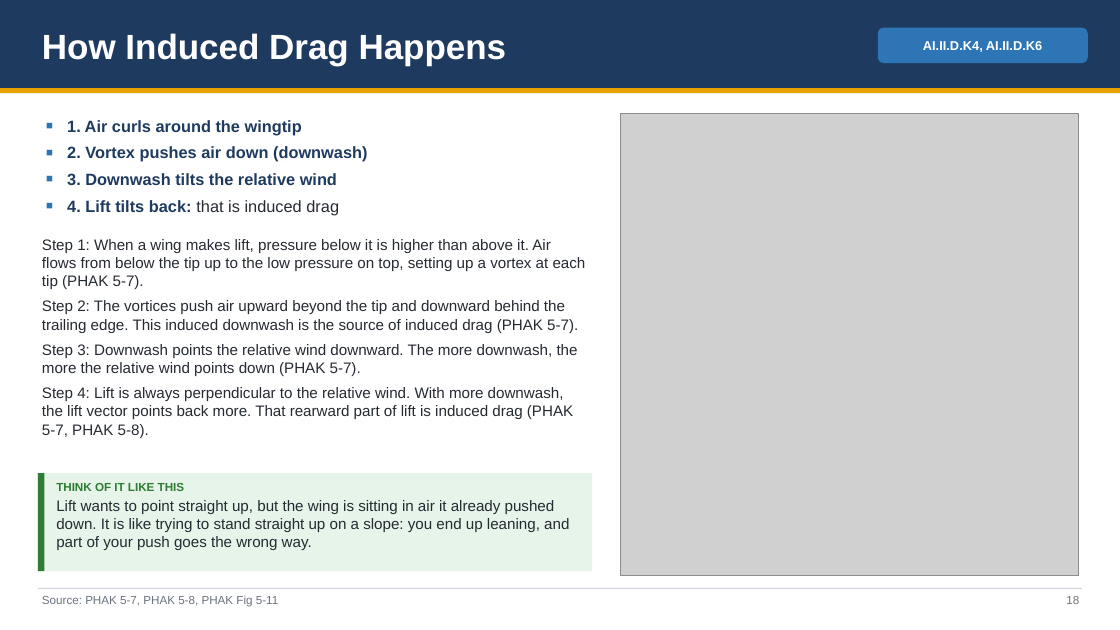
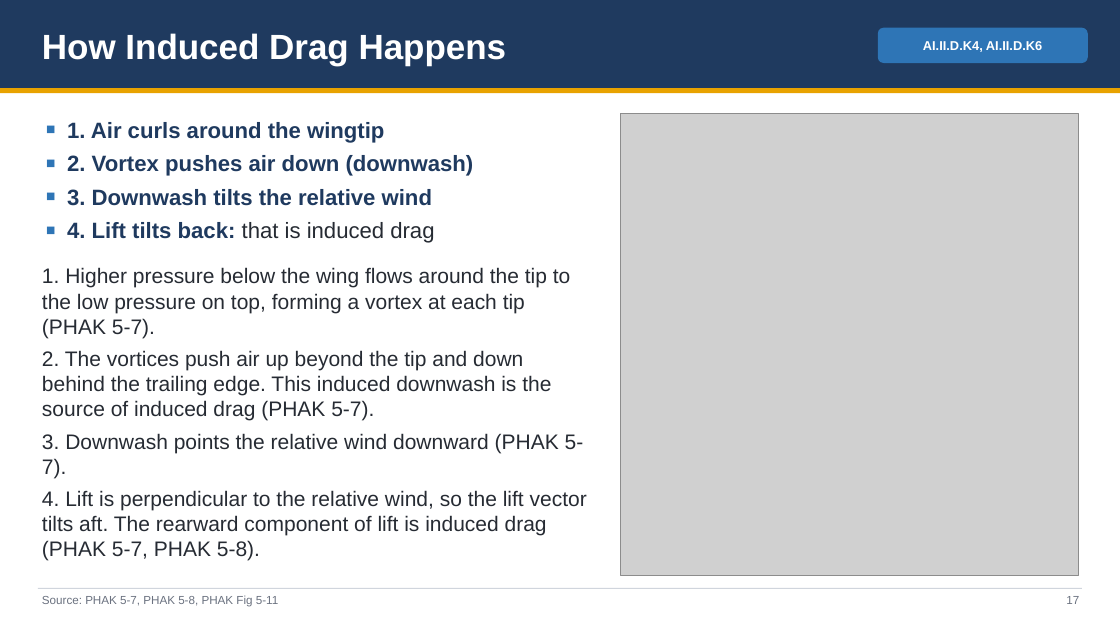
Before and after one commit to greenleeezekial1-glitch/Claude, a slide deck: slide 17 of Area II - Technical Subject Areas/II.D Principles of Flight - Slides.pptx (slide 18 before the commit). Drawn at 1120x630 pixels with LibreOffice and Linux fonts; fonts in the diff are those of the drawing; grey boxes stand for pictures. Boxes give left, top, right and bottom in pixels: in the first picture for what was removed or moved away, otherwise in the second. Text is boxed around its words. In the diff, an @@ line names an element or a change of style, - is before the commit and + after.

```diff
--- a/Area II - Technical Subject Areas/II.D Principles of Flight - Slides.pptx
+++ b/Area II - Technical Subject Areas/II.D Principles of Flight - Slides.pptx
@@ text at box(67, 122, 474, 243): size 14 to 19 pt in "1. Air curls around the wingtip", "2. Vortex pushes air down (downwash)", "3. Downwash tilts the relative wind", "4. Lift tilts back: that is induced ..." @@
@@ text at box(42, 267, 587, 561): text changed; size 13 to 18 pt @@
-Step 1: When a wing makes lift, pressure below it is higher than above it. Air flows from below the tip up to the low pressure on top, setting up a vortex at each tip (PHAK 5-7).
-Step 2: The vortices push air upward beyond the tip and downward behind the trailing edge. This induced downwash is the source of induced drag (PHAK 5-7).
-Step 3: Downwash points the relative wind downward. The more downwash, the more the relative wind points down (PHAK 5-7).
-Step 4: Lift is always perpendicular to the relative wind. With more downwash, the lift vector points back more. That rearward part of lift is induced drag (PHAK 5-7, PHAK 5-8).
+1. Higher pressure below the wing flows around the tip to the low pressure on top, forming a vortex at each tip (PHAK 5-7).
+2. The vortices push air up beyond the tip and down behind the trailing edge. This induced downwash is the source of induced drag (PHAK 5-7).
+3. Downwash points the relative wind downward (PHAK 5-7).
+4. Lift is perpendicular to the relative wind, so the lift vector tilts aft. The rearward component of lift is induced drag (PHAK 5-7, PHAK 5-8).
@@ rectangle removed at box(38, 473, 592, 571) @@
@@ rectangle removed at box(38, 473, 45, 571) @@
@@ text removed at box(56, 483, 569, 550) @@
-THINK OF IT LIKE THIS
-Lift wants to point straight up, but the wing is sitting in air it already pushed down. It is like trying to stand straight up on a slope: you end up leaning, and part of your push goes the wrong way.
@@ text at box(1066, 596, 1079, 604): text changed @@
-18
+17
```
Also in this commit, not shown: 47 other slides changed, 7 slides removed, 7 other files.
